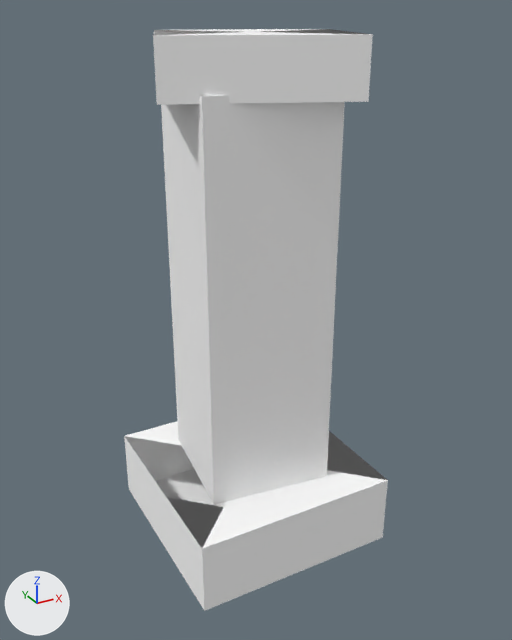
The glTF model art/structs/corner.scrap.glb: old version first, new version second.
Camera for both pictures: a 50 mm camera at (-2.47, -4.6, 3.9) aimed at (0.04, -0.05, 1.62). The lights are fixed; the arrows at lower left show +X, +Y and +Z. The first picture is the older version. Vertices at exactly the same position are counted once.

Script lines for the objects in view, before the commit:
```python
me_struct_corner_scrap = bpy.data.meshes.new('struct.corner.scrap')
me_struct_corner_scrap.from_pydata(...)  # 24 vertices, 36 faces; spans x -0.85..0.92, y -0.85..0.87, z -0.3..3.75
me_struct_corner_scrap.materials.append(mat_opaque)
ob_struct_corner_scrap = bpy.data.objects.new('struct.corner.scrap', me_struct_corner_scrap)
ob_struct_corner_scrap.location = (0.0, 0.0, 0.0)
```
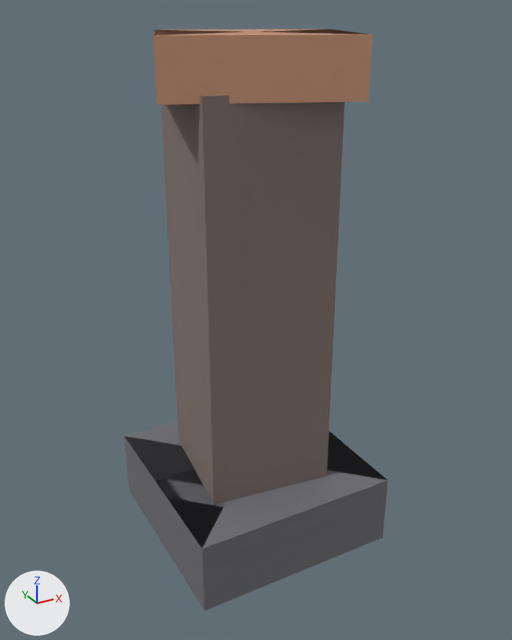
Boxes (x1, y1, x2, y2) around the edits, measured in the pictures (512 x 640 px):
part 1 of me_struct_corner_scrap, recoloured (white to grey)
    both: (124, 95, 388, 611)
part 2 of me_struct_corner_scrap, recoloured (white to brown)
    both: (153, 29, 373, 105)

What the commit changed:
me_struct_corner_scrap has 24 vertices, 36 faces and spans x -0.85..0.92, y -0.85..0.87, z -0.3..3.75.
me_struct_corner_scrap is used by ob_struct_corner_scrap; location (0.0, 0.0, 0.0).
me_struct_corner_scrap part 1: 24 faces centred in x -0.85..0.85, y -0.85..0.85, z -0.3..3.4 are repainted in the vertex colours; the middle colour goes from white #ffffff to grey #7b7373.
me_struct_corner_scrap part 2: 12 faces centred in x -0.64..0.76, y -0.62..0.7, z 3.35..3.75 are repainted in the vertex colours; the middle colour goes from white #ffffff to brown #c49376.
